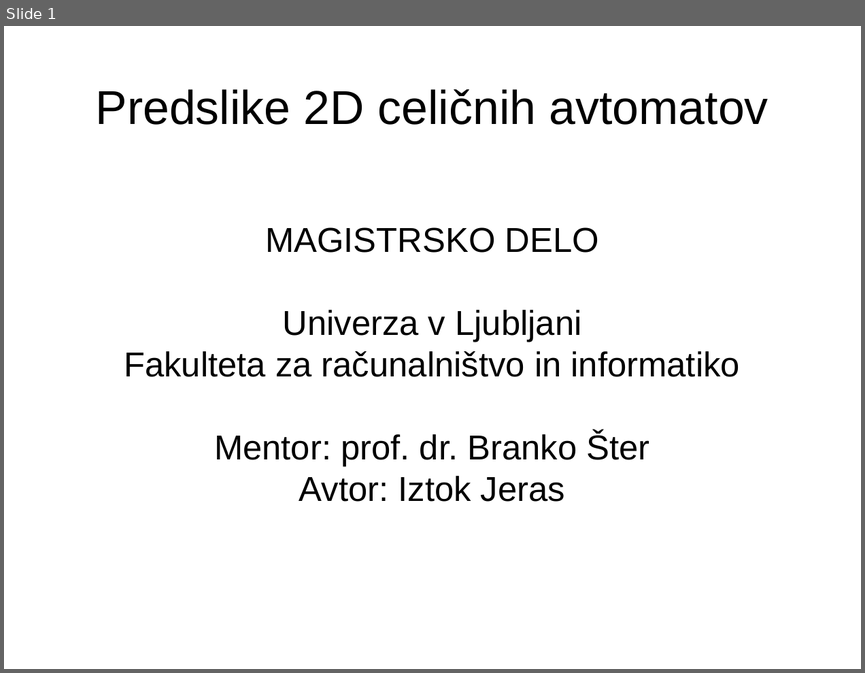
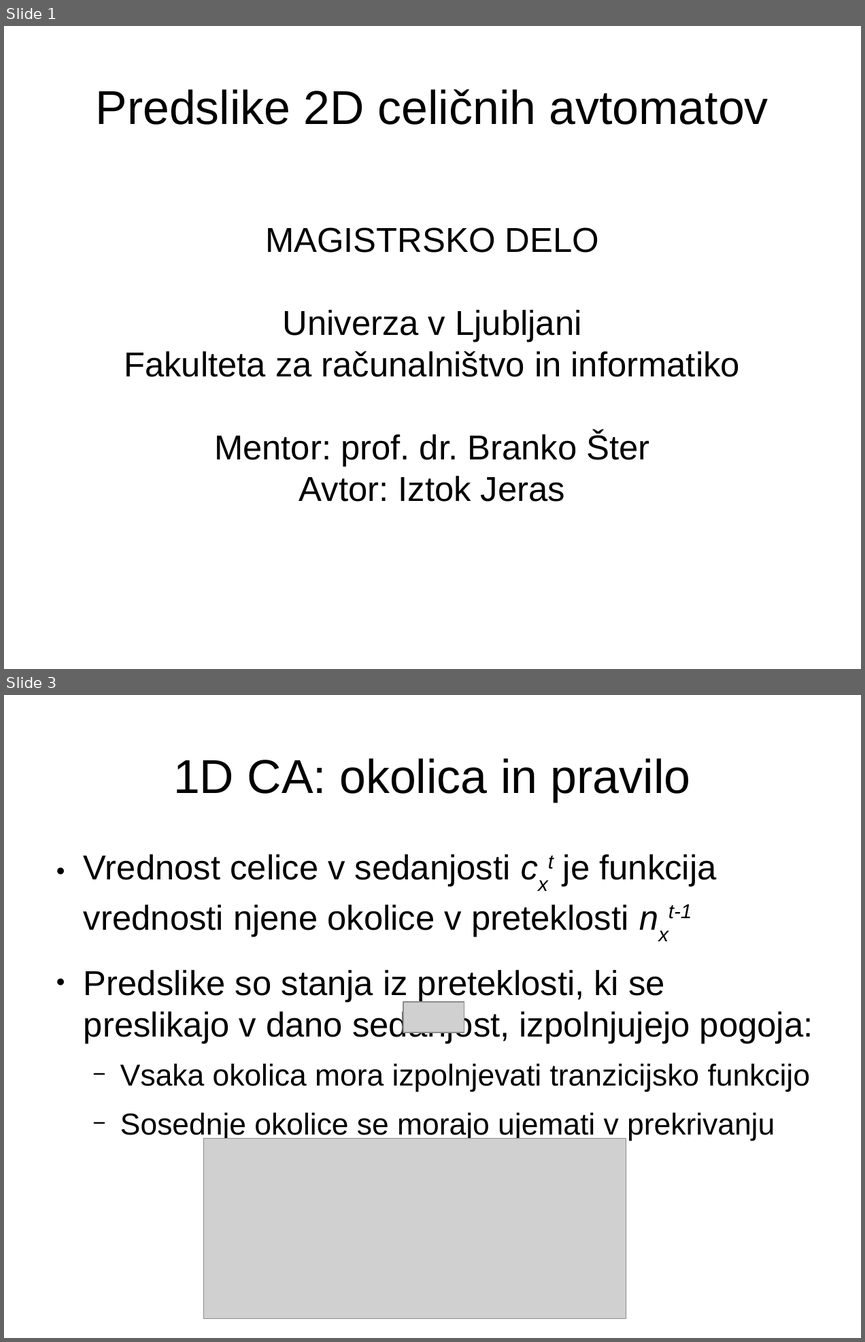
Before and after one commit to jeras/fri-latex-templates, a slide deck: predstavitev/predstavitev.odp. Shown one above the other, each under a label of ours: slide 1 before the commit, slides 1 and 3 after it; the slides between them are not shown. The pictures are 865x673 and 865x1342 pixels, drawn with LibreOffice and Linux fonts; fonts in the diff are those of the drawing; grey boxes stand for pictures. Boxes give left, top, right and bottom in pixels: in the first picture for what was removed or moved away, otherwise in the second. Text is boxed around its words. In the diff, an @@ line names an element or a change of style, - is before the commit and + after.

```diff
--- a/predstavitev/predstavitev.odp
+++ b/predstavitev/predstavitev.odp
@@ slide 3 added at (4,695,861,1338), background #FFFFFF @@
@@ title added at (173,758,691,802), 44 pt, text #000000 @@
+1D CA: okolica in pravilo
@@ text added at (84,854,813,1140), 32 pt, text #000000 @@
+● Vrednost celice v sedanjosti cxt je funkcija vrednosti njene okolice v preteklosti nxt-1
+● Predslike so stanja iz preteklosti, ki se preslikajo v dano sedanjost, izpolnjujejo pogoja:
+  − Vsaka okolica mora izpolnjevati tranzicijsko funkcijo
+  − Sosednje okolice se morajo ujemati v prekrivanju
@@ picture added at (404,1002,465,1032) @@
@@ picture added at (204,1138,626,1319) @@
```
Also in this commit, not shown: 5 other slides added, 1 slide removed, 3 other files.
